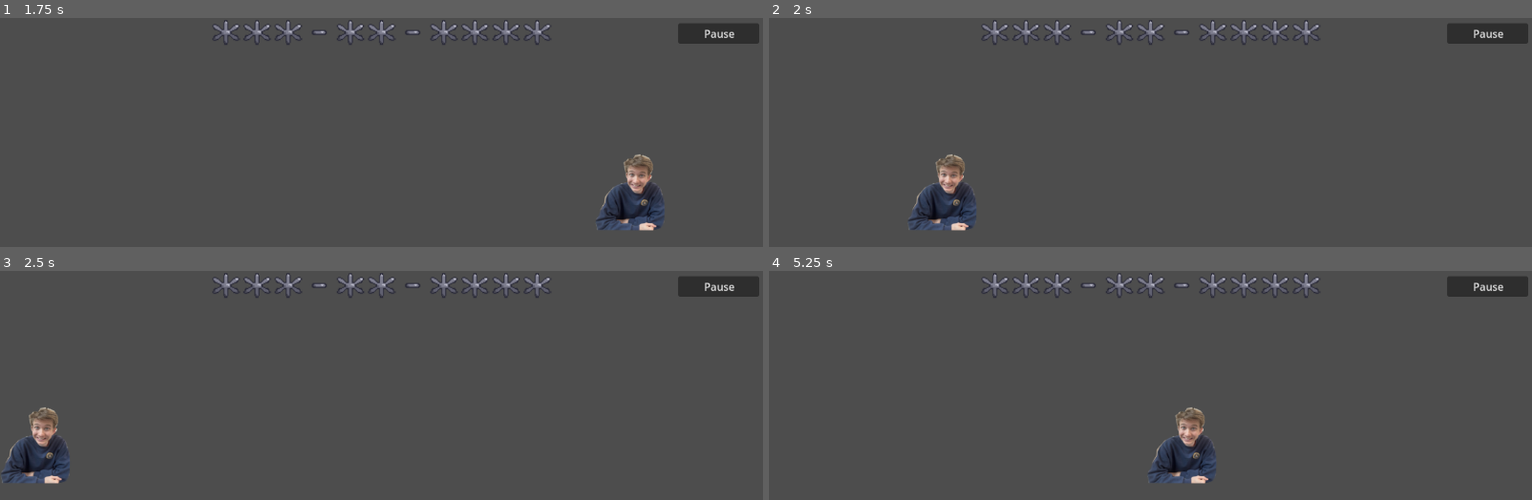
Above: before the commit, frames 1-4 (two rows, left to right).
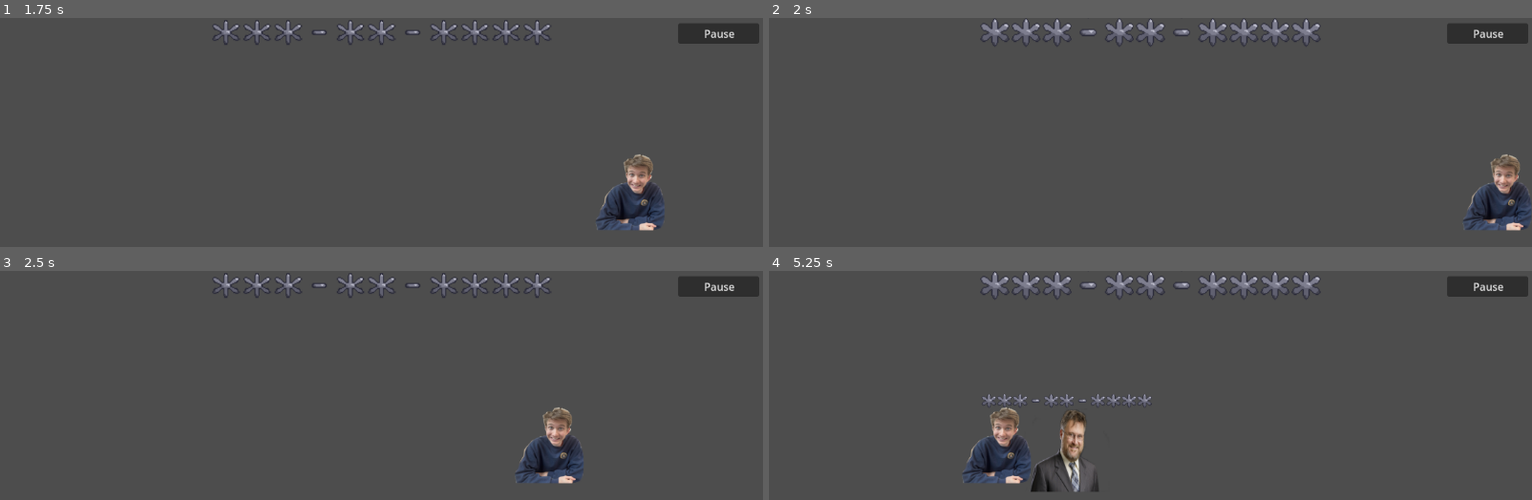
Above: after the commit, the same moments.

Repository: gabcorn/Project1-ECEN4273
Game: Godot game, scene res://Map_Related/Room1.tscn
Same seed, same stepped clock (60 frames per second), same inputs: the game is played once before the commit and once after it. This scene is started directly instead of the project's main scene.
Inputs:
- Up to frame 1 (1.75 s): tap Enter (ui_accept) at 0.5, 0.77, 1.52 s; hold Right (Right) from 0.53 s (still down)
- Up to frame 2 (2 s): keep holding Right (Right)
- Up to frame 3 (2.5 s): release Right (Right) at 2.03 s; hold Left (Left) from 2.03 s (still down)
- Up to frame 4 (5.25 s): tap Enter (ui_accept) at 3.02, 3.77, 4.52 s; release Left (Left) at 4.28 s; hold Right (Right) from 4.28 s (still down)

Frame 1 is identical in both runs. In frame 2, 4.4% of the frame differs, in the area x 18-100%, y 0-93%; in frame 3, 3.3%; in frame 4, 5.7%, in the area x 25-73%, y 0-97%.

Commit message:
Updated Passage
Moved the location of the passage

Diff:
--- a/Map_Related/Room1.tscn
+++ b/Map_Related/Room1.tscn
@@ -2,7 +2,7 @@
 
 [ext_resource type="PackedScene" uid="uid://d3brpoioce6hk" path="res://Character_Related/player_scene.tscn" id="1_7m2cu"]
 [ext_resource type="PackedScene" uid="uid://dpxc2jwa0sj86" path="res://Game_Logic_and_UI/ui.tscn" id="2_f6jq6"]
-[ext_resource type="Script" path="res://Map_Related/passage.gd" id="3_ssdce"]
+[ext_resource type="Script" path="res://Map_Related/passage_2.gd" id="3_ye6uw"]
 
 [sub_resource type="RectangleShape2D" id="RectangleShape2D_8sn3p"]
 size = Vector2(69.4, 20)
@@ -47,12 +47,12 @@
 scale = Vector2(20, 20)
 shape = SubResource("RectangleShape2D_u7lxu")
 
-[node name="Passage" type="Area2D" parent="."]
-script = ExtResource("3_ssdce")
+[node name="Passage2" type="Area2D" parent="."]
+script = ExtResource("3_ye6uw")
 
-[node name="CollisionShape2D" type="CollisionShape2D" parent="Passage"]
-position = Vector2(1151, 290)
+[node name="CollisionShape2D" type="CollisionShape2D" parent="Passage2"]
+position = Vector2(-14.9999, 322)
 scale = Vector2(5, 5)
 shape = SubResource("RectangleShape2D_eb231")
 
-[connection signal="body_entered" from="Passage" to="Passage" method="_on_body_entered"]
+[connection signal="body_entered" from="Passage2" to="Passage2" method="_on_body_entered"]
--- /dev/null
+++ b/Map_Related/passage_2.gd
@@ -0,0 +1,25 @@
+extends Area2D
+
+
+# Called when the node enters the scene tree for the first time.
+func _ready() -> void:
+	pass # Replace with function body.
+
+# Called every frame. 'delta' is the elapsed time since the previous frame.
+func _process(delta: float) -> void:
+	pass
+
+func change_room():
+	get_tree().change_scene_to_file("res://Map_Related/Map.tscn")  # Change to your next room scene
+
+func _on_Passage_body_entered(body):
+	if body.name == "Player":
+		print("You entered the passage!")
+		change_room()
+
+
+func _on_body_entered(body: Node2D) -> void:
+	if body.name == "Player":
+		print("You entered the passage!")
+		change_room()
+	# Replace with function body.
